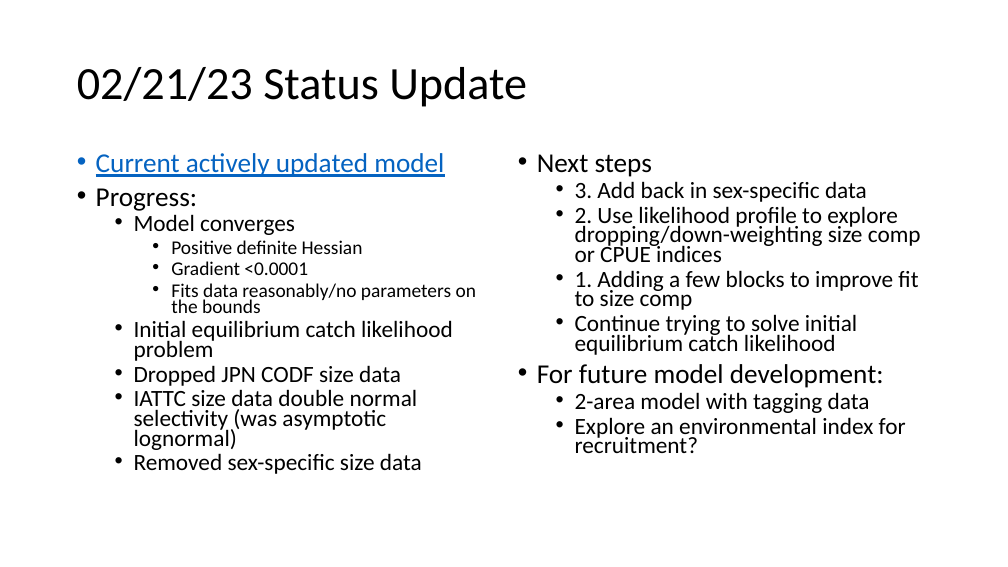
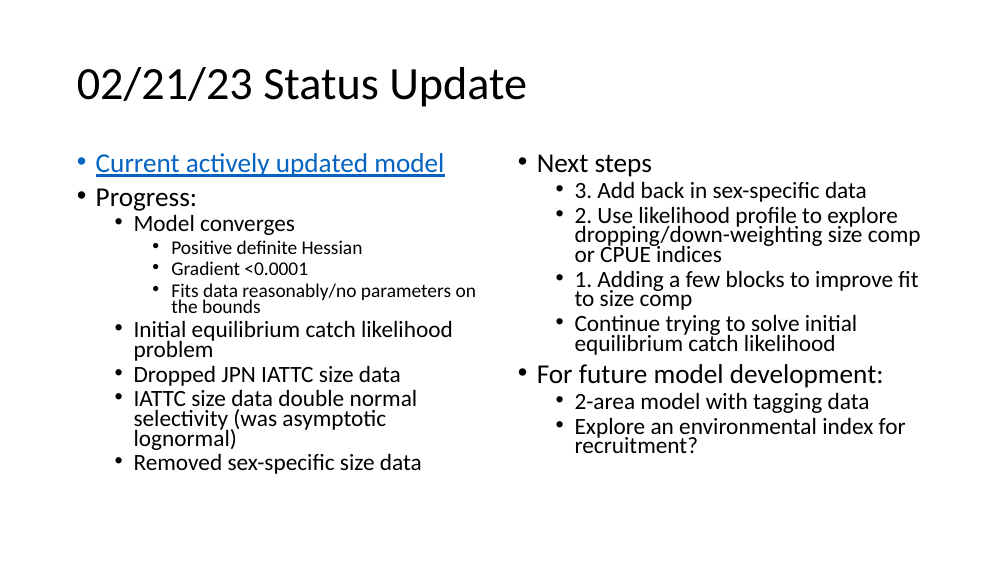
Before and after one commit to PIFSCstockassessments/WCNPOSWO-2023, a slide deck: slide 4 of 2023 North Pacific SWO assessment.pptx. Drawn at 1008x567 pixels with LibreOffice and Linux fonts; fonts in the diff are those of the drawing. Boxes give left, top, right and bottom in pixels: in the first picture for what was removed or moved away, otherwise in the second. Text is boxed around its words. In the diff, an @@ line names an element or a change of style, - is before the commit and + after.

```diff
--- a/2023 North Pacific SWO assessment.pptx
+++ b/2023 North Pacific SWO assessment.pptx
@@ text at (134, 365, 401, 386): text changed @@
-  • Dropped JPN CODF size data
+  • Dropped JPN IATTC size data
```
Also in this commit, not shown: 1 other slide changed, 17 slides added, 1 other file.
